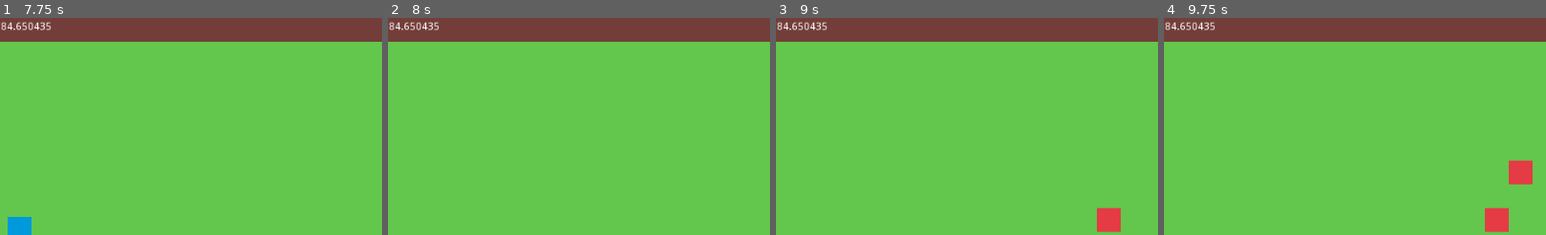
Above: before the commit, frames 1-4 (left to right).
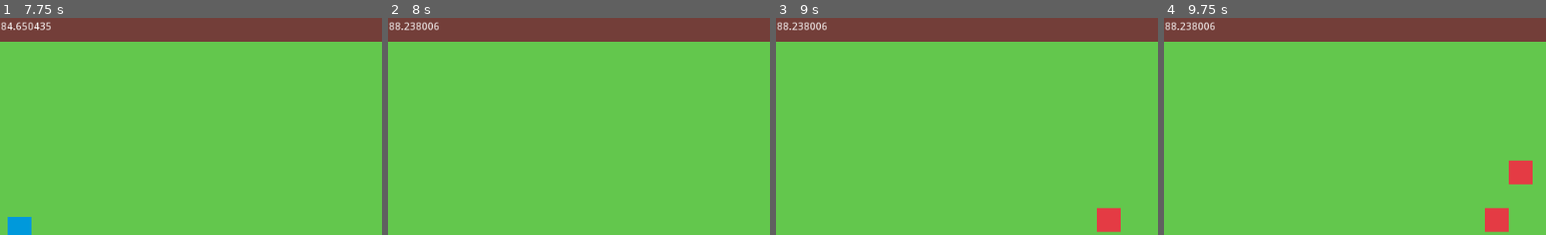
Above: after the commit, the same moments.

Repository: mariothedog/Natural-Selection
Game: Godot game, scene res://world/world.tscn
The game is run twice, just before and just after one commit, with the same random seed, the same clock (stepped at 60 frames per second) and the same inputs.
Inputs:
- Up to frame 1 (7.75 s): no input
- Up to frame 2 (8 s): no input
- Up to frame 3 (9 s): no input
- Up to frame 4 (9.75 s): no input
The pictures show only the part of the screen within x 11-61%, y 0-50%; the shares and areas given below are measured in that part.

Frame 1 is identical in both runs. In frame 2, 0.2% of the frame differs, in the area x 2-13%, y 1-6%; in frame 3, 0.2%; in frame 4, 0.2%.

Commit message:
Fix average speed bug

Diff:
--- a/src/world/world.gd
+++ b/src/world/world.gd
@@ -46,6 +46,7 @@
 	var baby: KinematicBody2D = load(parent.filename).instance()
 	mutate(baby, parent)
 	baby.position = parent.position
+	assert(baby.connect("dead", self, "_on_Species_dead") == OK)
 	assert(baby.connect("baby_wanted", self, "_on_Species_baby_wanted") == OK)
 	organisms_node.add_child(baby)
 	emit_signal("baby_born", baby)
